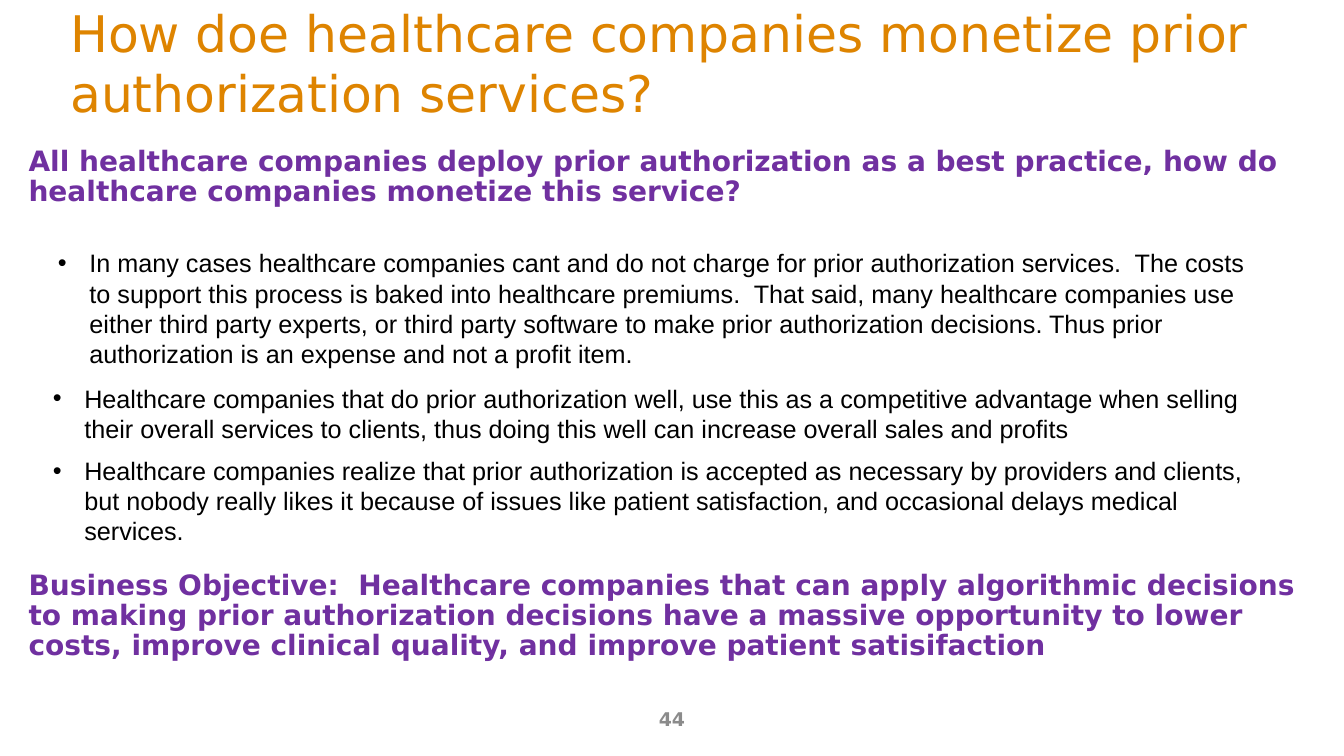
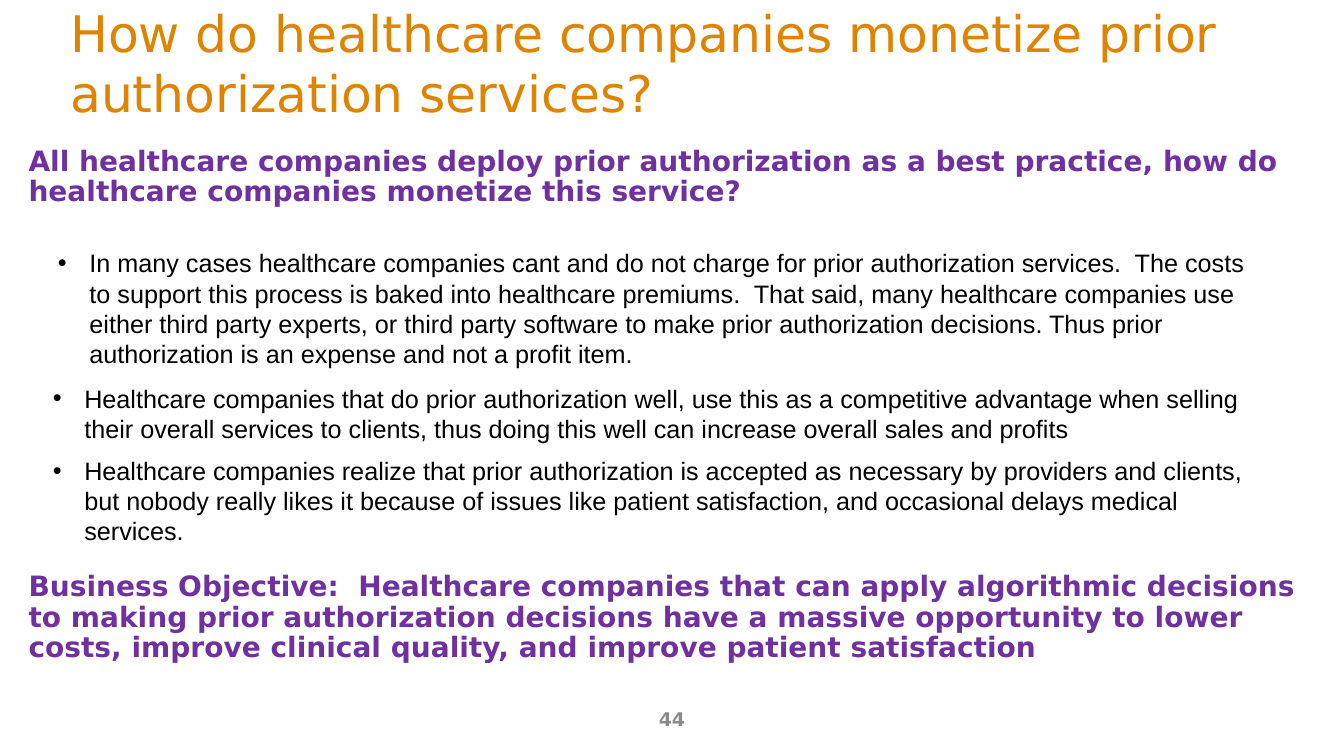
Before and after one commit to ArchitectingSoftware/SE577-SoftwareArchitecture, a slide deck: slide 44 of lectures/m5WebAndApiArchitecture.pptx. Drawn at 1344x756 pixels with LibreOffice and Linux fonts; fonts in the diff are those of the drawing. Boxes give left, top, right and bottom in pixels: in the first picture for what was removed or moved away, otherwise in the second. Text is boxed around its words. In the diff, an @@ line names an element or a change of style, - is before the commit and + after.

Commit message:
lecture update

```diff
--- a/lectures/m5WebAndApiArchitecture.pptx
+++ b/lectures/m5WebAndApiArchitecture.pptx
@@ title at box(70, 13, 1217, 113): text changed @@
-How doe healthcare companies monetize prior authorization services?
+How do healthcare companies monetize prior authorization services?
@@ text at box(29, 574, 1294, 663): text changed @@
-Business Objective: Healthcare companies that can apply algorithmic decisions to making prior authorization decisions have a massive opportunity to lower costs, improve clinical quality, and improve patient satisifaction
+Business Objective: Healthcare companies that can apply algorithmic decisions to making prior authorization decisions have a massive opportunity to lower costs, improve clinical quality, and improve patient satisfaction
```
Also in this commit, not shown: 1 other file.
